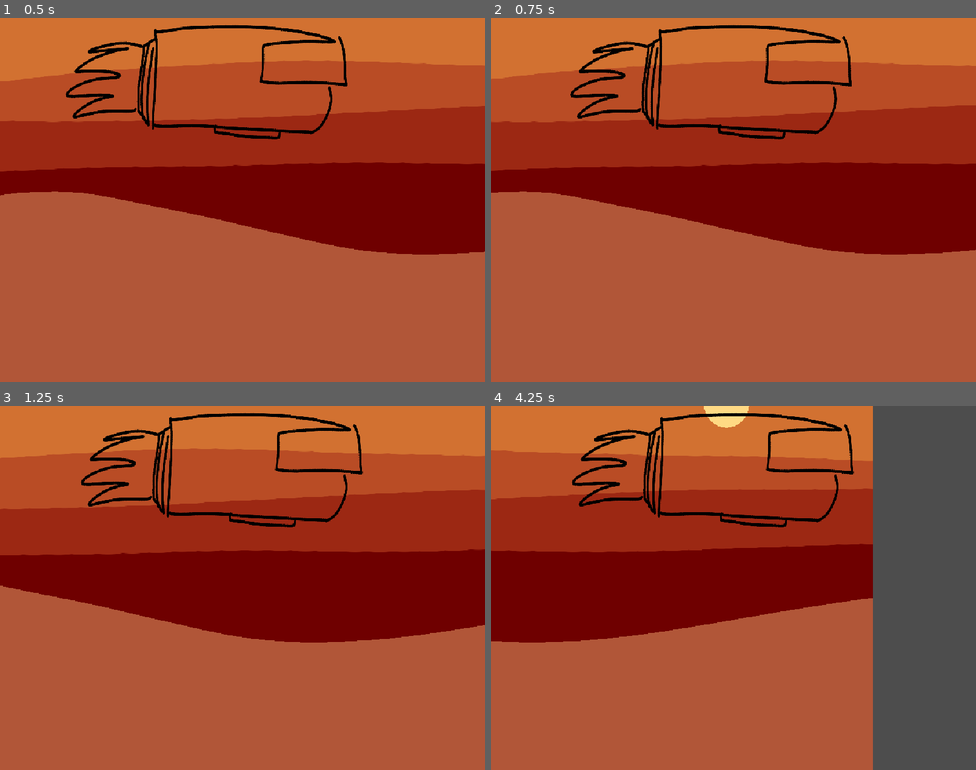
Above: before the commit, frames 1-4 (two rows, left to right).
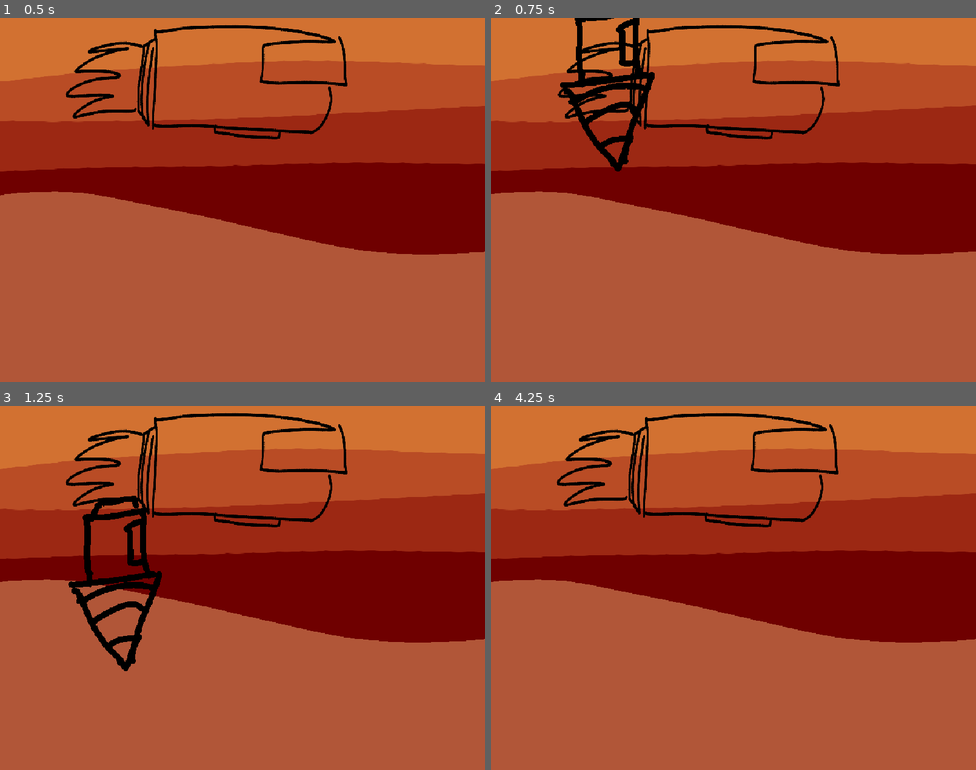
Above: after the commit, the same moments.

Repository: Velvet-Ghost/JD-GameJam-2026
Game: Godot game, scene res://level/level.tscn
Same seed, same stepped clock (60 frames per second), same inputs: the game is played once before the commit and once after it.
Inputs:
- Up to frame 1 (0.5 s): no input
- Up to frame 2 (0.75 s): tap Enter at 0.5 s; hold Right (ui_right) from 0.53 s (still down); tap Space (deploy, bound only after the commit) at 0.6 s
- Up to frame 3 (1.25 s): keep holding Right (ui_right)
- Up to frame 4 (4.25 s): tap Space (deploy, bound only after the commit) every 0.75 s from 1.35 to 3.6 s; release Right (ui_right) at 2.03 s; hold Left (ui_left) 2.03-2.78 s; hold Right (ui_right) from 2.78 s (still down)

Frame 1 is identical in both runs. In frame 2, 5.4% of the frame differs, in the area x 0-100%, y 0-65%; in frame 3, 12%; in frame 4, 38%, in the area x 0-100%, y 0-100%.

Commit message:
added basic func (not done)

Diff:
--- /dev/null
+++ b/level/level.gd
@@ -0,0 +1,19 @@
+extends Node2D
+
+var drill_scene = load("res://ship/drill.tscn")
+
+func _ready() -> void:
+	pass
+
+func _process(_delta: float) -> void:
+	pass
+
+
+func _on_ship_deploy(pos: Variant, vel: Variant):
+	spawn_drill(pos, vel)
+
+func spawn_drill(pos, vel):
+	var drill = drill_scene.instantiate() as CharacterBody2D
+	drill.position = pos
+	#drill.velocity = vel
+	$Drill.add_child(drill)
--- a/level/level.tscn
+++ b/level/level.tscn
@@ -2,8 +2,10 @@
 
 [ext_resource type="Texture2D" uid="uid://b8gg7mhlp3k12" path="res://sprites/bg.png" id="1_5gx2l"]
 [ext_resource type="PackedScene" uid="uid://wyjsxtk83lg8" path="res://ship/ship.tscn" id="1_7lnir"]
+[ext_resource type="Script" uid="uid://bwdkj8k5qv14o" path="res://level/level.gd" id="1_qohg2"]
 
 [node name="Level" type="Node2D" unique_id=793329198]
+script = ExtResource("1_qohg2")
 
 [node name="TextureRect" type="TextureRect" parent="." unique_id=1143045243]
 texture_filter = 1
@@ -22,3 +24,7 @@
 zoom = Vector2(1.2, 1.2)
 position_smoothing_enabled = true
 position_smoothing_speed = 10.0
+
+[node name="Drill" type="Node2D" parent="." unique_id=448209664]
+
+[connection signal="deploy" from="Ship" to="." method="_on_ship_deploy"]
--- a/project.godot
+++ b/project.godot
@@ -22,6 +22,14 @@
 window/stretch/mode="canvas_items"
 window/stretch/aspect="expand"
 
+[input]
+
+deploy={
+"deadzone": 0.2,
+"events": [Object(InputEventKey,"resource_local_to_scene":false,"resource_name":"","device":-1,"window_id":0,"alt_pressed":false,"shift_pressed":false,"ctrl_pressed":false,"meta_pressed":false,"pressed":false,"keycode":0,"physical_keycode":32,"key_label":0,"unicode":32,"location":0,"echo":false,"script":null)
+]
+}
+
 [physics]
 
 3d/physics_engine="Jolt Physics"
--- /dev/null
+++ b/ship/drill.gd
@@ -0,0 +1,26 @@
+extends CharacterBody2D
+
+
+const SPEED = 300.0
+
+
+func _physics_process(delta: float) -> void:
+	if not is_on_floor():
+		velocity += get_gravity() * delta
+
+	movement()
+
+
+func movement():
+	var direction := Input.get_axis("ui_left", "ui_right")
+	if direction:
+		velocity.x = direction * SPEED
+	else:
+		velocity.x = move_toward(velocity.x, 0, SPEED)
+
+	move_and_slide()
+
+
+func _on_death_timer_timeout() -> void:
+
+	queue_free()
--- a/ship/drill.tscn
+++ b/ship/drill.tscn
@@ -1,6 +1,7 @@
 [gd_scene format=3 uid="uid://cy3p2bpuagkvt"]
 
 [ext_resource type="Texture2D" uid="uid://kmvxuhn0238r" path="res://sprites/drill.png" id="1_caby6"]
+[ext_resource type="Script" uid="uid://cxiqmpwlaxuq1" path="res://ship/drill.gd" id="1_i5gxt"]
 
 [sub_resource type="SpriteFrames" id="SpriteFrames_g4v7s"]
 animations = [{
@@ -17,6 +18,7 @@
 size = Vector2(118, 274)
 
 [node name="Drill" type="CharacterBody2D" unique_id=1935583063]
+script = ExtResource("1_i5gxt")
 
 [node name="AnimatedSprite2D" type="AnimatedSprite2D" parent="." unique_id=2284814]
 texture_filter = 1
@@ -24,3 +26,7 @@
 
 [node name="CollisionShape2D" type="CollisionShape2D" parent="." unique_id=1821569947]
 shape = SubResource("RectangleShape2D_g4v7s")
+
+[node name="DeathTimer" type="Timer" parent="." unique_id=1194418302]
+
+[connection signal="timeout" from="DeathTimer" to="." method="_on_death_timer_timeout"]
--- a/ship/ship.gd
+++ b/ship/ship.gd
@@ -1,15 +1,27 @@
 extends CharacterBody2D
 
+signal deploy(position, velocity)
 
-const SPEED = 300.0
+const SPEED = 200.0
+var is_drill_deployed = false
 
 
-func _physics_process(delta: float) -> void:
+func _physics_process(_delta: float) -> void:
 
-	var direction := Input.get_axis("ui_left", "ui_right")
-	if direction:
-		velocity.x = direction * SPEED
-	else:
-		velocity.x = move_toward(velocity.x, 0, SPEED)
+	deploy_drill()
+	movement()
 
-	move_and_slide()
+func movement():
+	if is_drill_deployed == false:
+		var direction := Input.get_axis("ui_left", "ui_right")
+		if direction:
+			velocity.x = direction * SPEED
+		else:
+			velocity.x = move_toward(velocity.x, 0, SPEED)
+
+		move_and_slide()
+
+func deploy_drill():
+	if Input.is_action_just_pressed("deploy") and is_drill_deployed == false:
+		is_drill_deployed = true
+		deploy.emit($DeployMarker.global_position, 300) # Signal emits from the Ship to the Level
--- a/ship/ship.tscn
+++ b/ship/ship.tscn
@@ -28,3 +28,5 @@
 
 [node name="CollisionShape2D" type="CollisionShape2D" parent="." unique_id=2029674647]
 shape = SubResource("RectangleShape2D_g4v7s")
+
+[node name="DeployMarker" type="Marker2D" parent="." unique_id=637042336]
Not shown, added: level/level.gd.uid
Not shown, added: ship/drill.gd.uid
